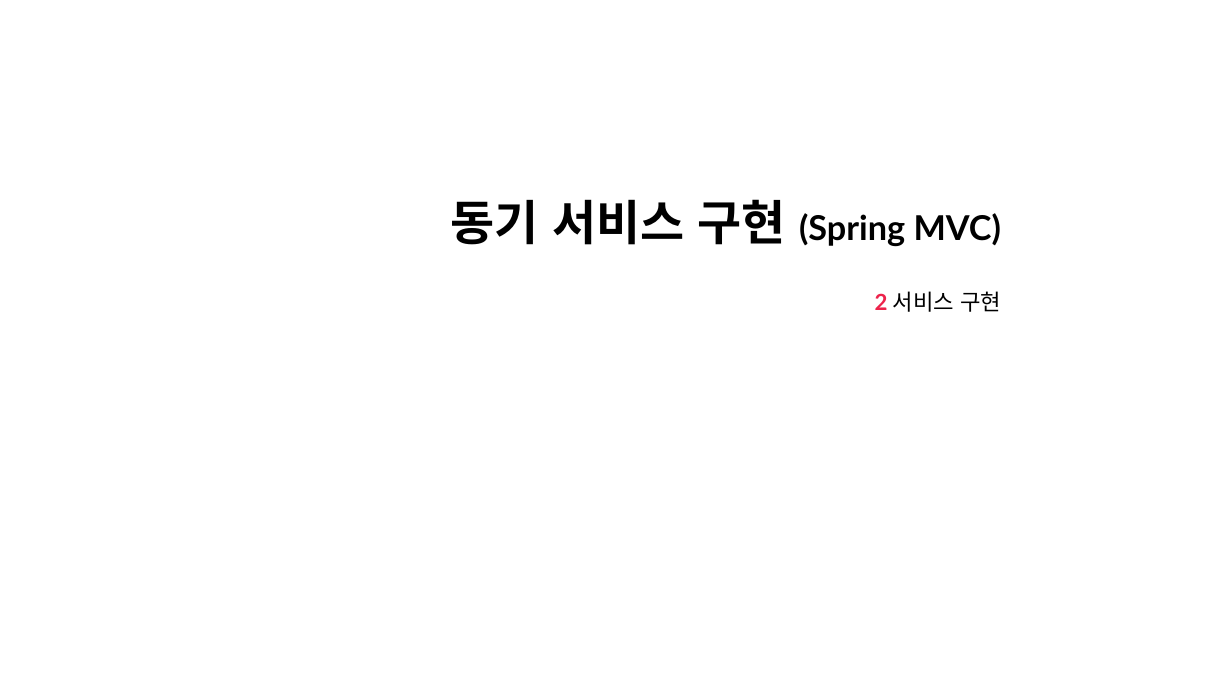
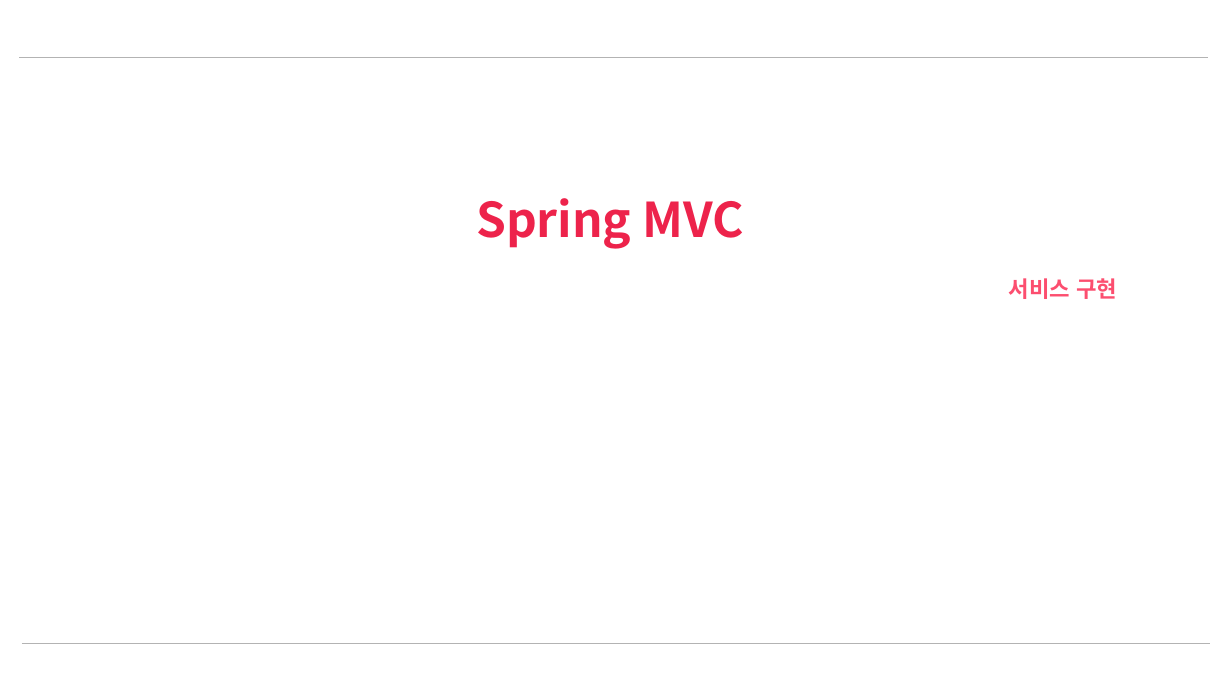
Before and after one commit to nayasis/fastcampus-webflux-coroutine, a slide deck: slide 5 of 99.ppt/Ch2. 동기 서비스 구현 (Spring MVC).pptx. Drawn at 1232x693 pixels with LibreOffice and Linux fonts; fonts in the diff are those of the drawing; background and template pictures are left out. Boxes give left, top, right and bottom in pixels: in the first picture for what was removed or moved away, otherwise in the second. Text is boxed around its words. In the diff, an @@ line names an element or a change of style, - is before the commit and + after.

```diff
--- a/99.ppt/Ch2. 동기 서비스 구현 (Spring MVC).pptx
+++ b/99.ppt/Ch2. 동기 서비스 구현 (Spring MVC).pptx
@@ line added from (20, 57) to (1207, 57), #B3B3B3 0.5 pt @@
@@ title at (476, 198, 743, 249): text changed; size 20 to 28 pt; font Lato to Noto Sans CJK KR; text colour #000000 to #ED234B @@
-동기 서비스 구현 (Spring MVC)
+Spring MVC
@@ subtitle at (1009, 278, 1117, 299): text changed; font Lato to Noto Sans CJK KR; text colour #000000 to #FC4E6F; bold on @@
-2 서비스 구현
+서비스 구현
@@ line added from (22, 643) to (1210, 643), #B3B3B3 0.5 pt @@
```
Also in this commit, not shown: 7 other slides changed, 2 other files.
